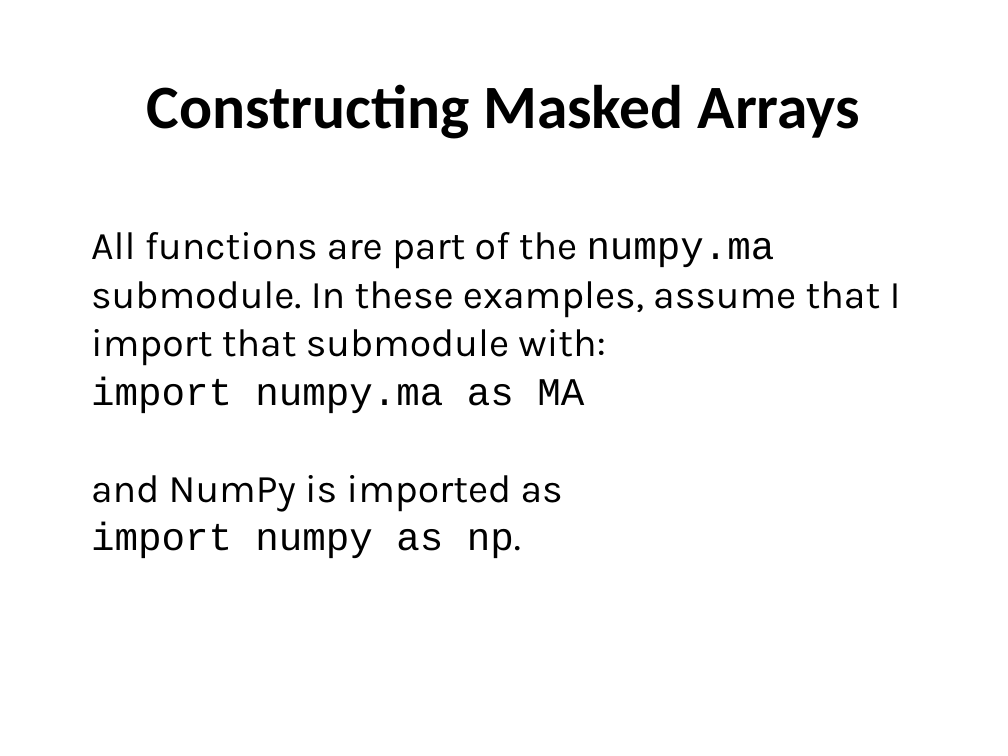
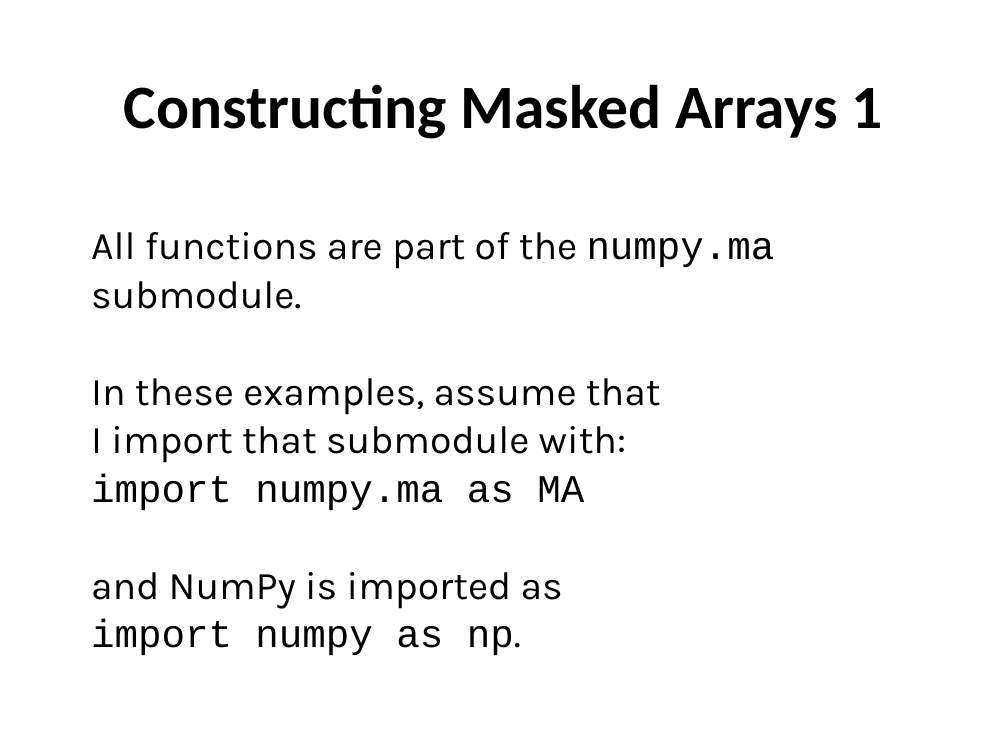
Before and after one commit to ncasuk/ncas-isc, a slide deck: slide 32 of python/presentations/handling_arrays/numpy.ppt. Drawn at 1008x756 pixels with LibreOffice and Linux fonts; fonts in the diff are those of the drawing; background and template pictures are left out. Boxes give left, top, right and bottom in pixels: in the first picture for what was removed or moved away, otherwise in the second. Text is boxed around its words. In the diff, an @@ line names an element or a change of style, - is before the commit and + after.

```diff
--- a/python/presentations/handling_arrays/numpy.ppt
+++ b/python/presentations/handling_arrays/numpy.ppt
@@ text at (x1=124, y1=84, x2=882, y2=139): text changed @@
-Constructing Masked Arrays
+Constructing Masked Arrays 1
@@ text "All functions are part of ..." rewrapped from (x1=91, y1=232, x2=901, y2=558) to (x1=91, y1=232, x2=775, y2=655) @@
```
Also in this commit, not shown: 11 other slides changed, 4 slides added, 3 slides removed.
